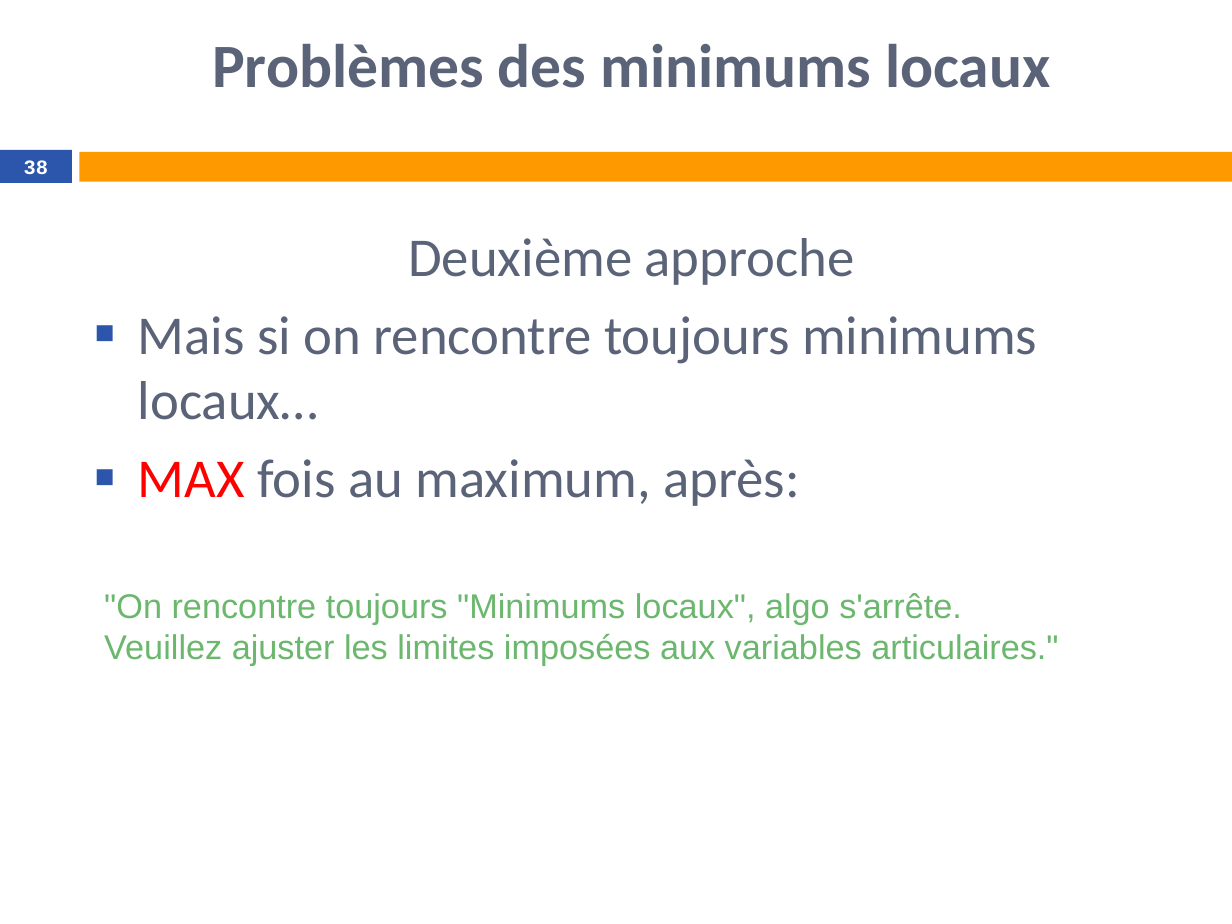
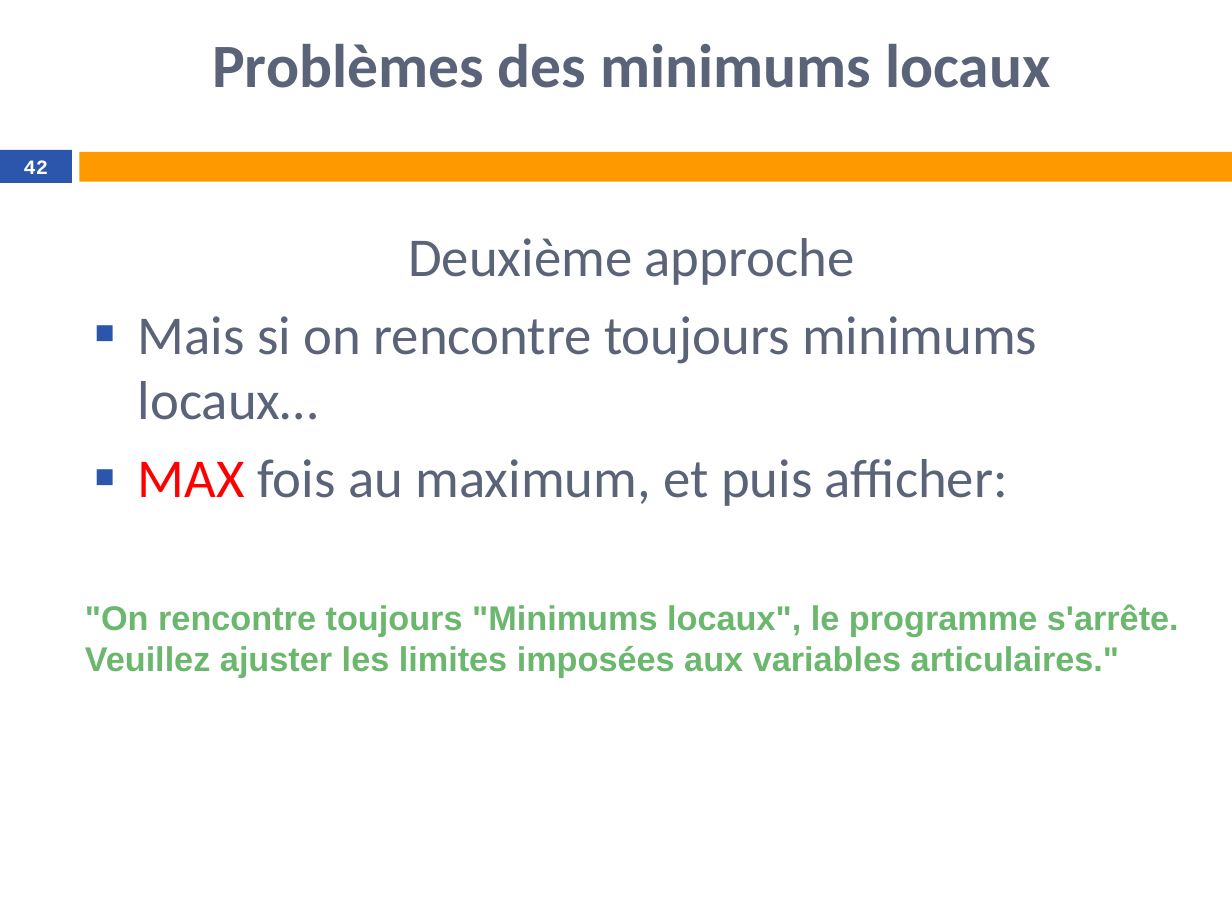
Before and after one commit to tangwing/Robotology, a slide deck: slide 42 of doc/Test de l’accessibilité d’un point.pptx (slide 38 before the commit). Drawn at 1232x924 pixels with LibreOffice and Linux fonts; fonts in the diff are those of the drawing; background and template pictures are left out. Boxes give left, top, right and bottom in pixels: in the first picture for what was removed or moved away, otherwise in the second. Text is boxed around its words. In the diff, an @@ line names an element or a change of style, - is before the commit and + after.

Commit message:
Some updates. add final achive.now program reads config from file

```diff
--- a/doc/Test de l’accessibilité d’un point.pptx
+++ b/doc/Test de l’accessibilité d’un point.pptx
@@ page number at <box>24,160,48,174</box>: text changed @@
-38
+42
@@ text at <box>138,459,1008,506</box>: text changed @@
-■ MAX fois au maximum, après:
+■ MAX fois au maximum, et puis afficher:
@@ text ""On rencontre toujours "Minimums locaux", ...": place and size @@
-text ""On rencontre toujours "Minimums locaux", ..." at <box>104,593,1058,666</box>
+text ""On rencontre toujours "Minimums locaux", ..." at <box>85,604,1179,677</box>
@@ text at <box>85,604,1179,636</box>: text changed; bold on @@
-"On rencontre toujours "Minimums locaux", algo s'arrête.
+"On rencontre toujours "Minimums locaux", le programme s'arrête.
@@ text at <box>85,646,1119,677</box>: bold on in "Veuillez ajuster les limites imposées aux variables ..." @@
```
Also in this commit, not shown: 9 other slides changed, 5 slides added, 11 other files.
